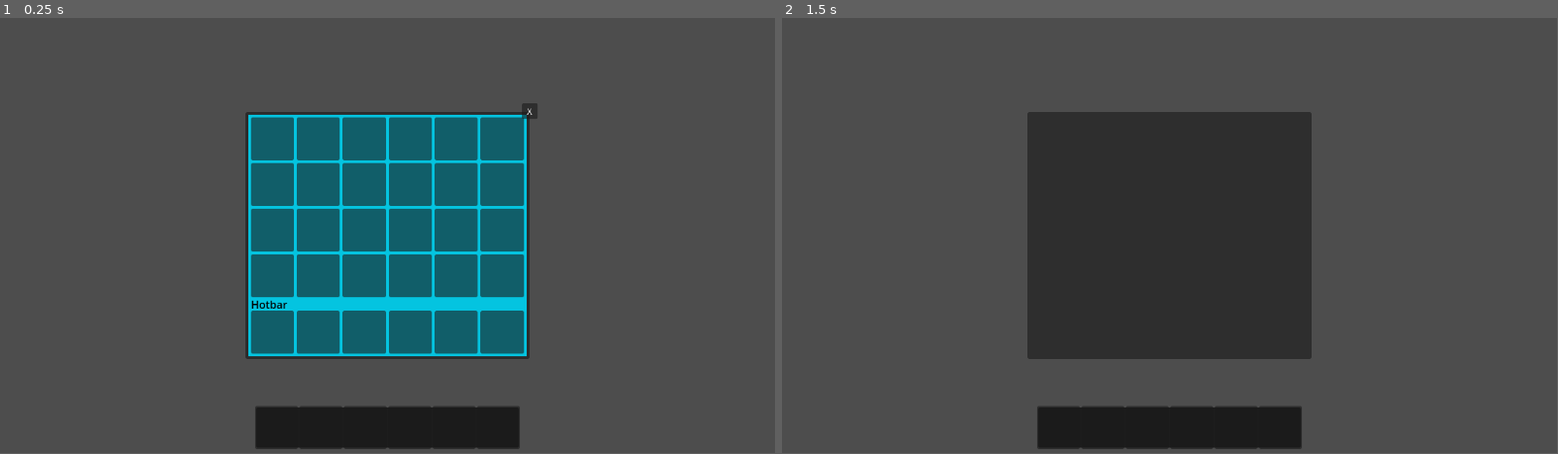
Above: before the commit, frames 1-2 (left to right).
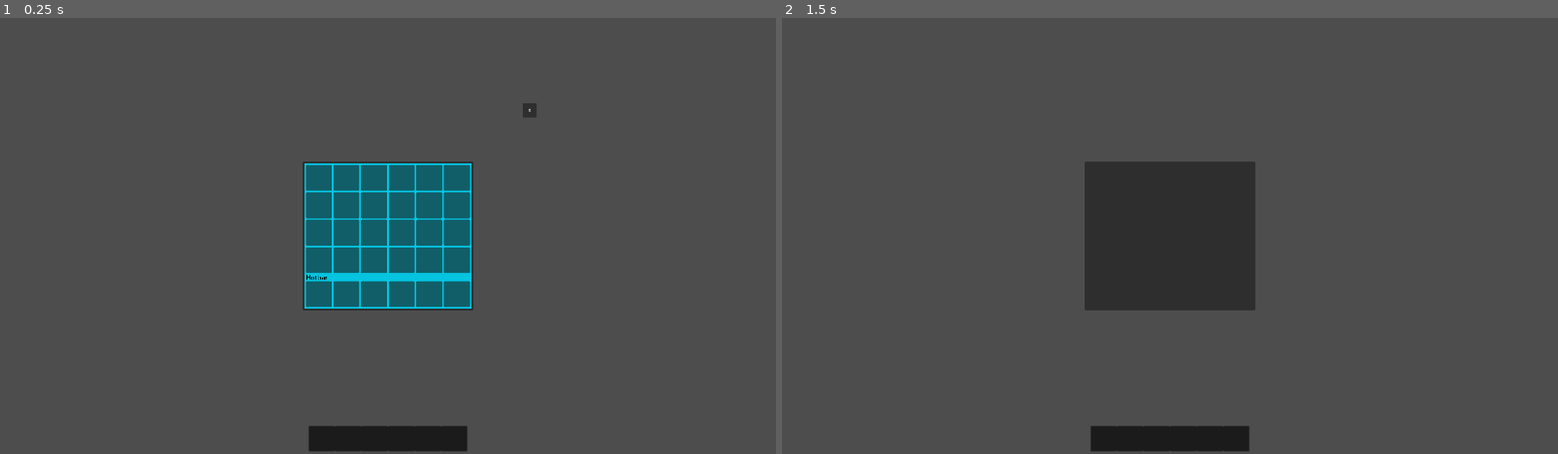
Above: after the commit, the same moments.

Repository: 100-Devs-1-Game/GreenWarden
Game: Godot game, scene res://Modules/Inventory/inventory.tscn
Same seed, same stepped clock (60 frames per second), same inputs: the game is played once before the commit and once after it.
Inputs (mouse positions are in pixels of both pictures, inside the frame that each line leads up to):
- Up to frame 1 (0.25 s): no input
- Up to frame 2 (1.5 s): click (1053, 140) at 0.52 s; click "X" at 1.25 s
In our replay, the window is 799x449 before the commit and 800x450 after it. These sizes can differ from the game's own. Grey fills any space a smaller window leaves; there, only what the larger window draws over its background counts as a difference.

The runs differ from the first frame. In frame 1, 18% of the frame differs, in the area x 31-70%, y 19-100%; in frame 2, 16%.
Error in both runs: Cannot call method 'get_children' on a null value. (res://Modules/Inventory/inventory.gd:171)

Commit message:
Change window settings

Diff:
--- a/src/project.godot
+++ b/src/project.godot
@@ -14,9 +14,17 @@
 run/main_scene="uid://dss6uju4xkuov"
 config/features=PackedStringArray("4.4", "GL Compatibility")
 
+[display]
+
+window/size/viewport_width=1920
+window/size/viewport_height=1080
+window/size/window_width_override=1152
+window/size/window_height_override=648
+window/stretch/mode="viewport"
+
 [editor_plugins]
 
-enabled=PackedStringArray("res://addons/Todo_Manager/plugin.cfg")
+enabled=PackedStringArray()
 
 [gui]
 
